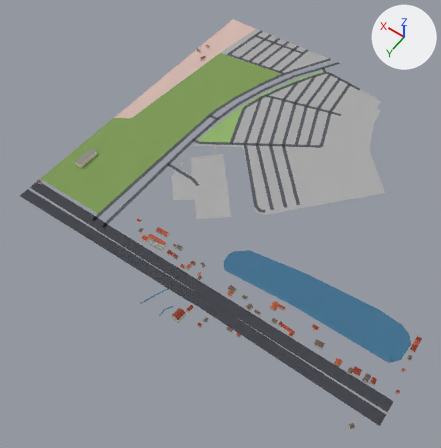
The glTF model public/tiles/0_-1.lod0.glb as it was, and as the next commit left it.
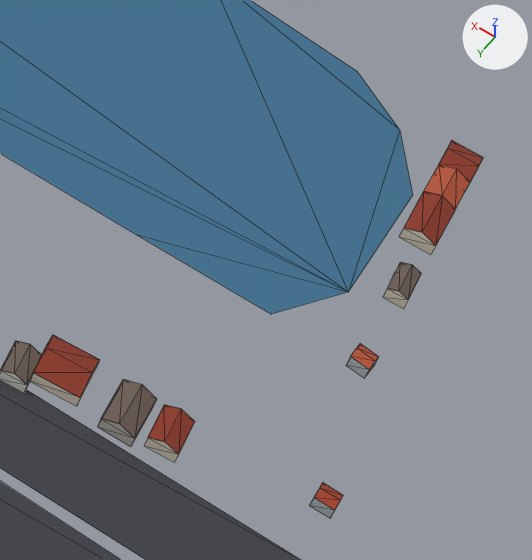
The first picture shows the older version from a 50 mm camera at (-247.0, 481.0, 584.0) aimed at (34.0, 87.0, -35.0). The close-ups show the older and then the newer version on the part from 79% to 97% of the width and 70% to 90% of the height of that picture. Only the edits that show in the close-ups are written down. The axes (+X, +Y, +Z) are drawn at upper right. The lights are the same throughout. The close-ups show mesh edges as thin lines. Where no turn or scale is listed for an object, it has been applied to the vertices. Vertices at exactly the same position are counted once.

The older version as bpy lines, for what is in view:
```python
me_buildings_roofs = bpy.data.meshes.new('buildings_roofs')
me_buildings_roofs.from_pydata(...)  # 324 vertices, 222 faces; spans x -249.0..249.0, y -206.0..206.0, z -3.0..3.0
me_buildings_roofs.materials.append(mat_buildings_roofs)
me_buildings_walls = bpy.data.meshes.new('buildings_walls')
me_buildings_walls.from_pydata(...)  # 540 vertices, 558 faces; spans x -249.0..249.0, y -206.0..206.0, z -5.0..5.0
me_buildings_walls.materials.append(mat_buildings_walls)
me_water = bpy.data.meshes.new('water')
me_water.from_pydata(...)  # 28 vertices, 22 faces; spans x -132.0..132.0, y -73.0..73.0, z 0.0
me_water.materials.append(mat_water)
ob_buildings_roofs = bpy.data.objects.new('buildings_roofs', me_buildings_roofs)
ob_buildings_roofs.location = (-1.5, 39.6, 6.1)
ob_buildings_walls = bpy.data.objects.new('buildings_walls', me_buildings_walls)
ob_buildings_walls.location = (-1.5, 39.6, 4.5)
ob_water = bpy.data.objects.new('water', me_water)
ob_water.location = (-105.9, 177.5, 0.1)
# also in view: 'roads' at (0.0, -15.0, 0.0)
```
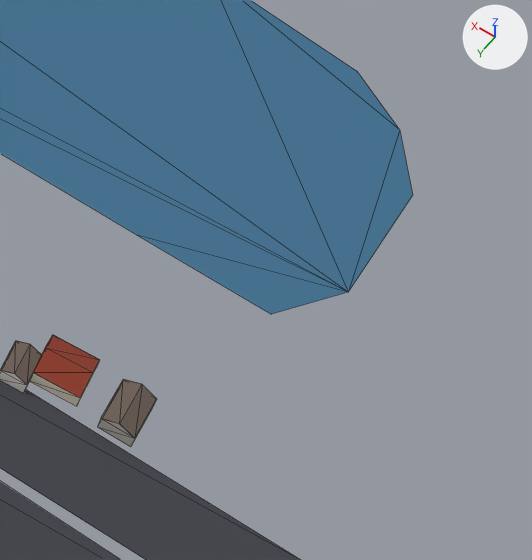
Where the newer file only moved an object's origin or applied its transform, the numbers keep the older frame.

Pixel boxes [x1, y1, x2, y2] of what changed, in the close-ups (532 x 560 px):
'buildings_roofs', reshaped: before [1, 141, 483, 510]; after [1, 335, 157, 438]
'buildings_walls', reshaped: before [0, 144, 458, 518]; after [0, 344, 156, 447]
part 1 of me_buildings_walls, deleted: before [399, 144, 458, 255]
part 2 of me_buildings_walls, deleted: before [144, 438, 179, 463]
part 3 of me_buildings_walls, deleted: before [346, 356, 379, 379]
part 4 of me_buildings_walls, deleted: before [383, 263, 408, 309]
part 5 of me_buildings_walls, deleted: before [310, 498, 335, 518]
part 6 of me_buildings_roofs, deleted (red): before [404, 141, 483, 246]
part 7 of me_buildings_roofs, deleted (red): before [148, 405, 195, 454]
part 8 of me_buildings_roofs, deleted (red): before [314, 483, 343, 510]
part 9 of me_buildings_roofs, deleted: before [351, 344, 378, 370]
part 10 of me_buildings_roofs, deleted (brown): before [387, 262, 421, 300]

What the commit changed:
me_buildings_walls is used by ob_buildings_walls; location (-1.5, 39.6, 4.5).
me_buildings_walls had 540 vertices, 558 faces and spanned x -249.0..249.0, y -206.0..206.0, z -5.0..5.0.
me_buildings_walls now has 479 vertices, 489 faces and spans x -229.0..249.0, y -206.0..206.0, z -5.0..5.0.
me_buildings_walls part 1: the loose piece of 21 vertices spanning x -243.0..-237.0, y 73.0..92.0, z -5.0..0.0 is deleted.
me_buildings_walls part 2: the loose piece of 10 vertices spanning x -225.0..-220.0, y 141.0..148.0, z -5.0..0.0 is deleted.
me_buildings_walls part 3: the loose piece of 10 vertices spanning x -244.0..-240.0, y 114.0..118.0, z -5.0..0.0 is deleted.
me_buildings_walls part 4: the loose piece of 10 vertices spanning x -243.0..-240.0, y 98.0..103.0, z -5.0..0.0 is deleted.
me_buildings_walls part 5: the loose piece of 10 vertices spanning x -249.0..-246.0, y 139.0..142.0, z -5.0..0.0 is deleted.
me_buildings_roofs is used by ob_buildings_roofs; location (-1.5, 39.6, 6.1).
me_buildings_roofs had 324 vertices, 222 faces and spanned x -249.0..249.0, y -206.0..206.0, z -3.0..3.0.
me_buildings_roofs now has 286 vertices, 194 faces and spans x -229.0..249.0, y -206.0..206.0, z -3.0..3.0.
me_buildings_roofs part 6: the loose piece of 14 vertices spanning x -243.0..-237.0, y 73.0..92.0, z -3.0..-1.0 is deleted.
me_buildings_roofs part 7: the loose piece of 6 vertices spanning x -225.0..-220.0, y 141.0..148.0, z -3.0..-1.0 is deleted.
me_buildings_roofs part 8: the loose piece of 6 vertices spanning x -249.0..-246.0, y 139.0..142.0, z -3.0..-2.0 is deleted.
me_buildings_roofs part 9: the loose piece of 6 vertices spanning x -244.0..-240.0, y 114.0..118.0, z -3.0..-2.0 is deleted.
me_buildings_roofs part 10: the loose piece of 6 vertices spanning x -243.0..-240.0, y 98.0..103.0, z -3.0..-2.0 is deleted.
